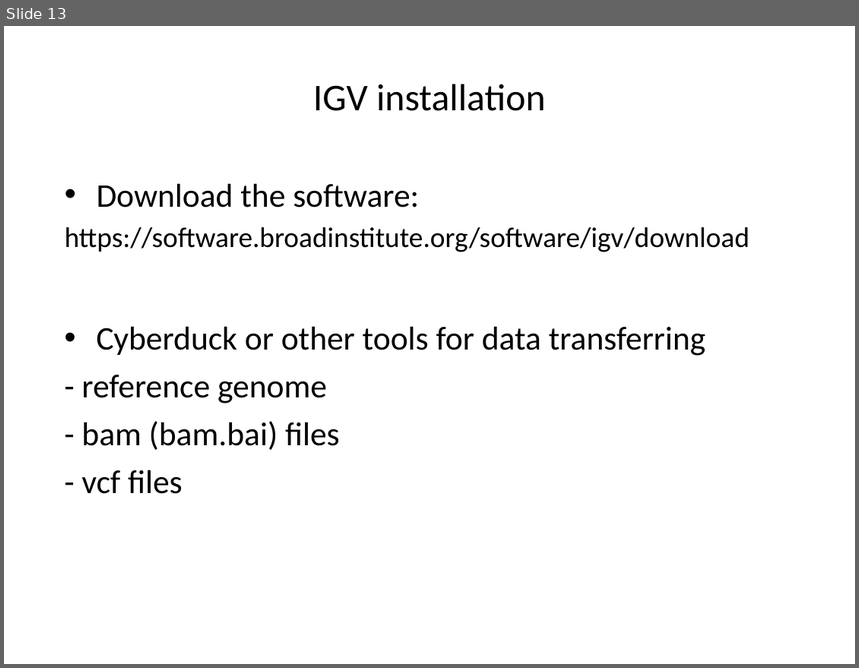
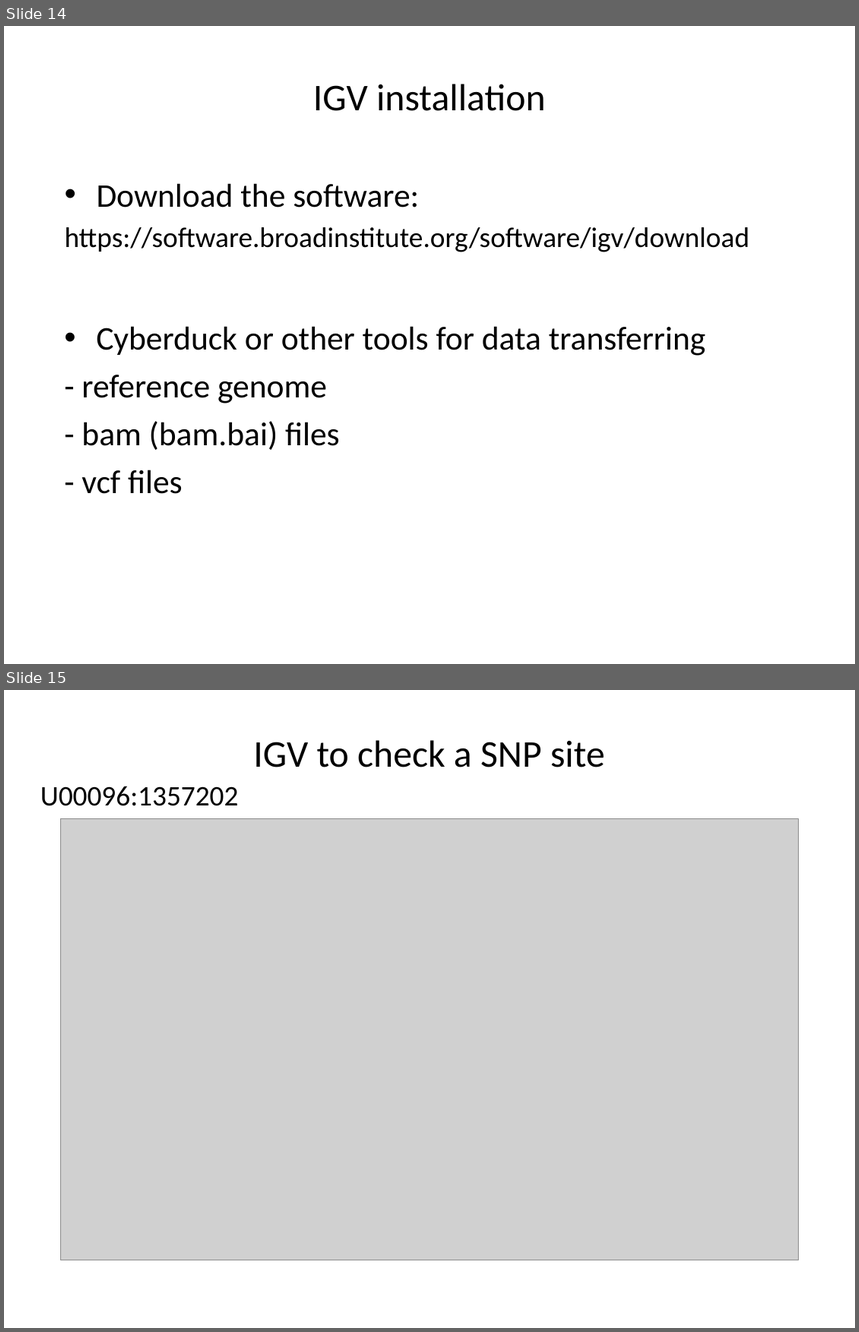
Before and after one commit to liu3zhenlab/teaching, a slide deck: PLPTH813Bioinformatis/2021/labs/lab06_variants.pptx. Shown one above the other, each under a label of ours: slide 13 before the commit, slides 14 and 15 after it. The pictures are 859x668 and 859x1332 pixels, drawn with LibreOffice and Linux fonts; fonts in the diff are those of the drawing; grey boxes stand for pictures. Boxes give left, top, right and bottom in pixels: in the first picture for what was removed or moved away, otherwise in the second. Text is boxed around its words. In the diff, an @@ line names an element or a change of style, - is before the commit and + after.

```diff
--- a/PLPTH813Bioinformatis/2021/labs/lab06_variants.pptx
+++ b/PLPTH813Bioinformatis/2021/labs/lab06_variants.pptx
@@ slide 15 added at <box>4,690,855,1328</box>, background #FFFFFF @@
@@ title added at <box>253,740,605,768</box>, 32 pt, text #000000 @@
+IGV to check a SNP site
@@ text added at <box>40,786,239,806</box>, 24 pt, text #000000 @@
+U00096:1357202
@@ picture added at <box>60,818,798,1260</box> @@
@@ what was slide 13 is now slide 14 @@
```
Also in this commit, not shown: 4 slides changed, 1 other slide added, 3 other files.
